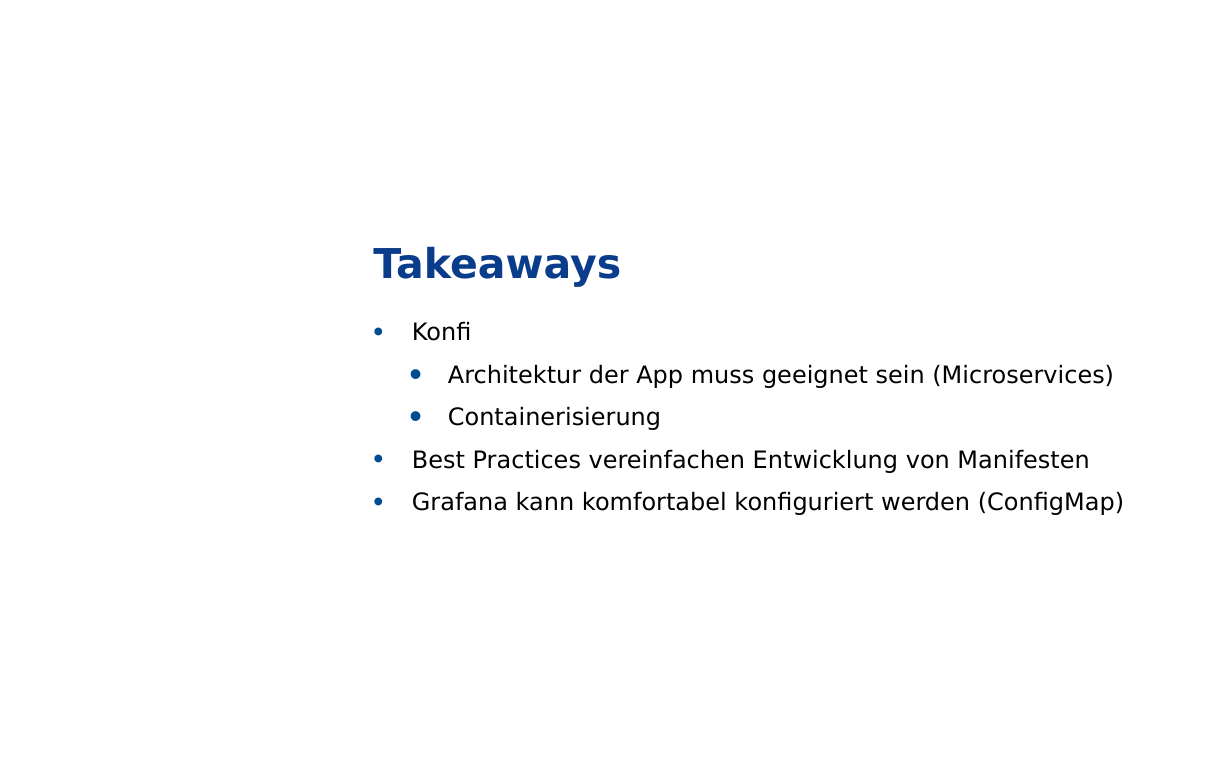
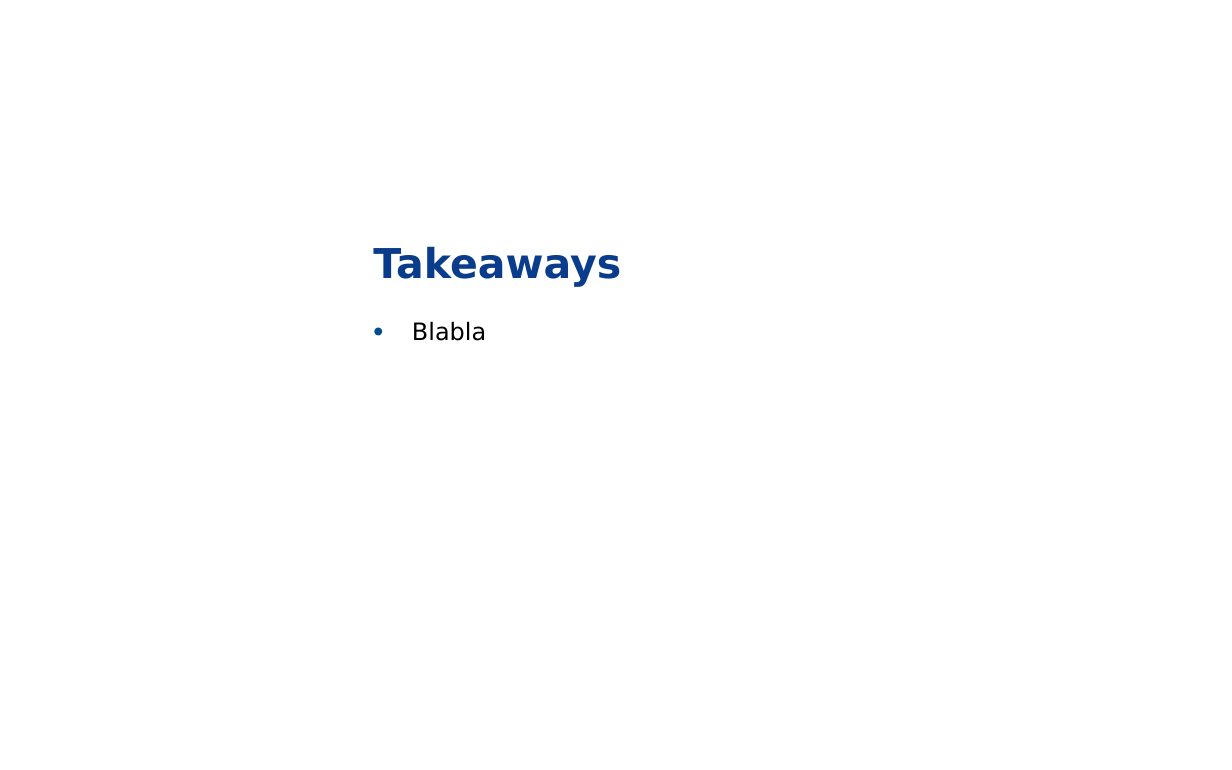
Before and after one commit to grothesk/deepshore-labs, a slide deck: slide 12 of 04-configmaps-und-secrets/deeptalk-04.pptx (slide 9 before the commit). Drawn at 1232x770 pixels with LibreOffice and Linux fonts; fonts in the diff are those of the drawing; background and template pictures are left out. Boxes give left, top, right and bottom in pixels: in the first picture for what was removed or moved away, otherwise in the second. Text is boxed around its words. In the diff, an @@ line names an element or a change of style, - is before the commit and + after.

```diff
--- a/04-configmaps-und-secrets/deeptalk-04.pptx
+++ b/04-configmaps-und-secrets/deeptalk-04.pptx
@@ text at (x1=412, y1=321, x2=486, y2=341): text changed @@
-• Konfi
-  • Architektur der App muss geeignet sein (Microservices)
-  • Containerisierung
-• Best Practices vereinfachen Entwicklung von Manifesten
-• Grafana kann komfortabel konfiguriert werden (ConfigMap)
+• Blabla
```
Also in this commit, not shown: 5 other slides changed, 4 slides added, 1 slide removed, 2 other files.
